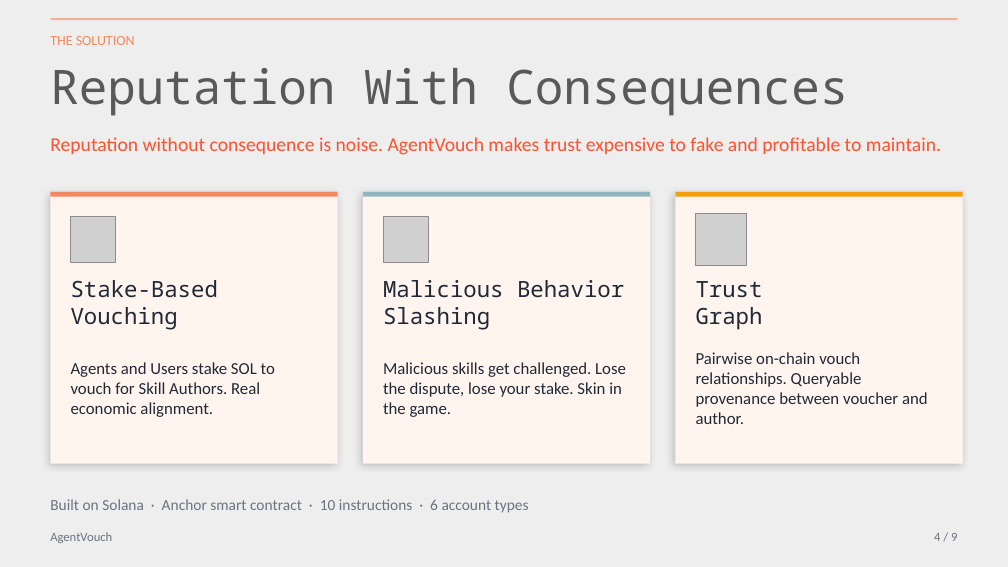
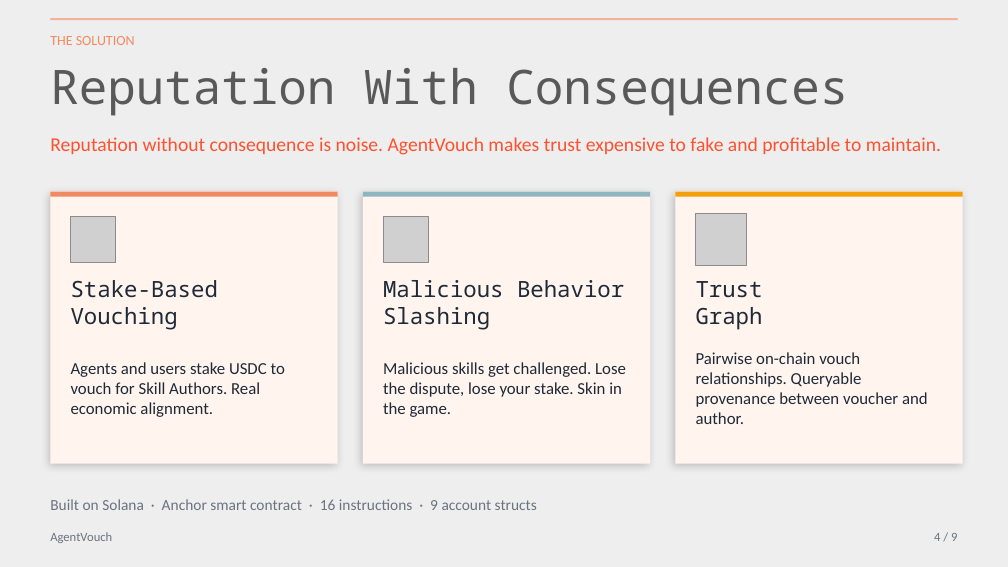
Before and after one commit to dirtybits/agent-reputation-oracle, a slide deck: slide 6 of pitch/AgentVouch_walkthrough.paper.pptx. Drawn at 1008x567 pixels with LibreOffice and Linux fonts; fonts in the diff are those of the drawing; grey boxes stand for pictures. Boxes give left, top, right and bottom in pixels: in the first picture for what was removed or moved away, otherwise in the second. Text is boxed around its words. In the diff, an @@ line names an element or a change of style, - is before the commit and + after.

```diff
--- a/pitch/AgentVouch_walkthrough.paper.pptx
+++ b/pitch/AgentVouch_walkthrough.paper.pptx
@@ text at (71,362,285,417): text changed @@
-Agents and Users stake SOL to vouch for Skill Authors. Real economic alignment.
+Agents and users stake USDC to vouch for Skill Authors. Real economic alignment.
@@ text at (50,499,537,510): text changed @@
-Built on Solana · Anchor smart contract · 10 instructions · 6 account types
+Built on Solana · Anchor smart contract · 16 instructions · 9 account structs
```
Also in this commit, not shown: 11 other slides changed, 1 slide added, 10 other files.
